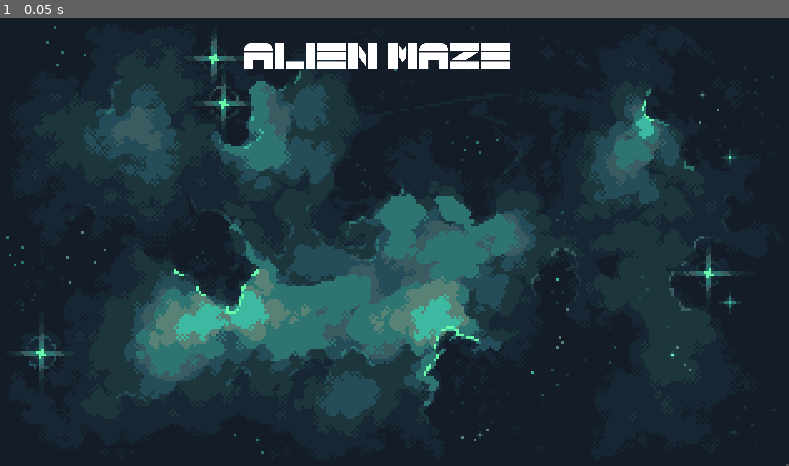
Above: before the commit, frame 1.
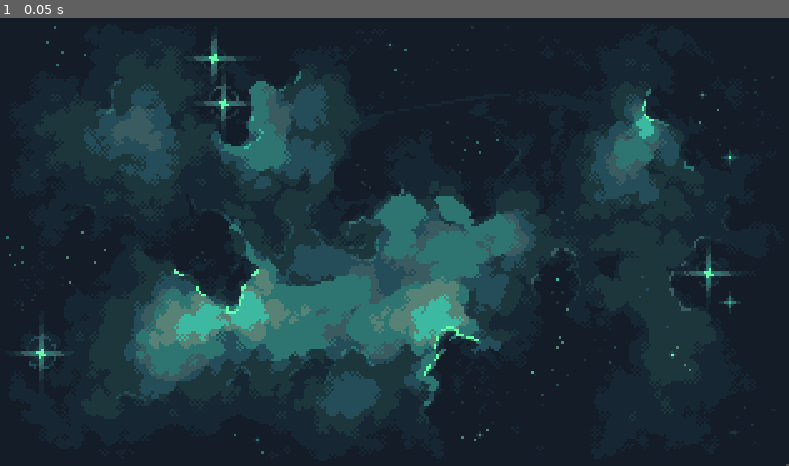
Above: after the commit, the same moment.

Repository: M-a-b-e-l/CISC2540---2D-Game-group-6
Game: Godot game, scene res://Scenes/MazeGame2.tscn
The game is run twice, just before and just after one commit, with the same random seed, the same clock (stepped at 60 frames per second) and the same inputs. This scene is started directly instead of the project's main scene.
Inputs:
- Up to frame 1 (0.05 s): no input

The runs differ from the first frame. In frame 1, 1.4% of the frame differs, in the area x 30-65%, y 5-12%.

Commit message:
deleted sm

Diff:
--- a/group_6_2d_game/Scenes/MazeGame2.tscn
+++ b/group_6_2d_game/Scenes/MazeGame2.tscn
@@ -1,8 +1,119 @@
-[gd_scene load_steps=4 format=3 uid="uid://cicaunitnybt"]
+[gd_scene load_steps=7 format=3 uid="uid://cicaunitnybt"]
 
 [ext_resource type="Texture2D" uid="uid://d4ld3cn0qvtwa" path="res://Assets/MazeGameBG.png" id="1_rh54l"]
 [ext_resource type="FontFile" uid="uid://vxvy528j05fc" path="res://Fonts/Spac3Tech-Dg7E.ttf" id="2_pifbg"]
 [ext_resource type="FontFile" uid="uid://htx5t07ltj12" path="res://Fonts/Emulogic-zrEw.ttf" id="3_wod7a"]
+[ext_resource type="Texture2D" uid="uid://wrexuv0b4fxn" path="res://Assets/MazeGameTileset.png" id="4_6k5r4"]
+
+[sub_resource type="TileSetAtlasSource" id="TileSetAtlasSource_1sxaw"]
+texture = ExtResource("4_6k5r4")
+0:0/0 = 0
+1:0/0 = 0
+2:0/0 = 0
+3:0/0 = 0
+4:0/0 = 0
+5:0/0 = 0
+6:0/0 = 0
+7:0/0 = 0
+8:0/0 = 0
+9:0/0 = 0
+10:0/0 = 0
+11:0/0 = 0
+12:0/0 = 0
+0:1/0 = 0
+1:1/0 = 0
+2:1/0 = 0
+3:1/0 = 0
+4:1/0 = 0
+5:1/0 = 0
+6:1/0 = 0
+7:1/0 = 0
+8:1/0 = 0
+9:1/0 = 0
+10:1/0 = 0
+11:1/0 = 0
+12:1/0 = 0
+0:2/0 = 0
+1:2/0 = 0
+2:2/0 = 0
+3:2/0 = 0
+4:2/0 = 0
+5:2/0 = 0
+6:2/0 = 0
+7:2/0 = 0
+8:2/0 = 0
+9:2/0 = 0
+10:2/0 = 0
+11:2/0 = 0
+12:2/0 = 0
+0:3/0 = 0
+1:3/0 = 0
+2:3/0 = 0
+3:3/0 = 0
+4:3/0 = 0
+5:3/0 = 0
+6:3/0 = 0
+7:3/0 = 0
+8:3/0 = 0
+9:3/0 = 0
+10:3/0 = 0
+11:3/0 = 0
+12:3/0 = 0
+0:4/0 = 0
+1:4/0 = 0
+2:4/0 = 0
+3:4/0 = 0
+4:4/0 = 0
+5:4/0 = 0
+6:4/0 = 0
+7:4/0 = 0
+8:4/0 = 0
+9:4/0 = 0
+10:4/0 = 0
+11:4/0 = 0
+12:4/0 = 0
+0:5/0 = 0
+1:5/0 = 0
+2:5/0 = 0
+3:5/0 = 0
+4:5/0 = 0
+5:5/0 = 0
+6:5/0 = 0
+7:5/0 = 0
+8:5/0 = 0
+9:5/0 = 0
+10:5/0 = 0
+11:5/0 = 0
+12:5/0 = 0
+0:6/0 = 0
+1:6/0 = 0
+2:6/0 = 0
+3:6/0 = 0
+4:6/0 = 0
+5:6/0 = 0
+6:6/0 = 0
+7:6/0 = 0
+8:6/0 = 0
+9:6/0 = 0
+10:6/0 = 0
+11:6/0 = 0
+12:6/0 = 0
+0:7/0 = 0
+1:7/0 = 0
+2:7/0 = 0
+3:7/0 = 0
+4:7/0 = 0
+5:7/0 = 0
+6:7/0 = 0
+7:7/0 = 0
+8:7/0 = 0
+9:7/0 = 0
+10:7/0 = 0
+11:7/0 = 0
+12:7/0 = 0
+
+[sub_resource type="TileSet" id="TileSet_hu1ik"]
+sources/0 = SubResource("TileSetAtlasSource_1sxaw")
 
 [node name="MazeGame2" type="Node2D"]
 
@@ -25,6 +136,7 @@
 text = "Ready?"
 
 [node name="MinigameTitle" type="Label" parent="."]
+visible = false
 offset_left = 367.0
 offset_top = 32.0
 offset_right = 1655.0
@@ -36,8 +148,12 @@
 
 [node name="Game2Beat" type="Label" parent="."]
 visible = false
-offset_right = 40.0
-offset_bottom = 23.0
+offset_left = 53.0
+offset_top = 267.0
+offset_right = 517.0
+offset_bottom = 290.0
+scale = Vector2(2.25, 2.25)
+theme_override_colors/font_color = Color(0, 1, 0, 1)
 theme_override_fonts/font = ExtResource("3_wod7a")
 text = "Game 2 Complete! Moving on..."
 
@@ -81,3 +197,6 @@
 theme_override_fonts/font = ExtResource("3_wod7a")
 theme_override_font_sizes/font_size = 55
 text = "MAIN MENU"
+
+[node name="MazeTileMap" type="TileMapLayer" parent="."]
+tile_set = SubResource("TileSet_hu1ik")
